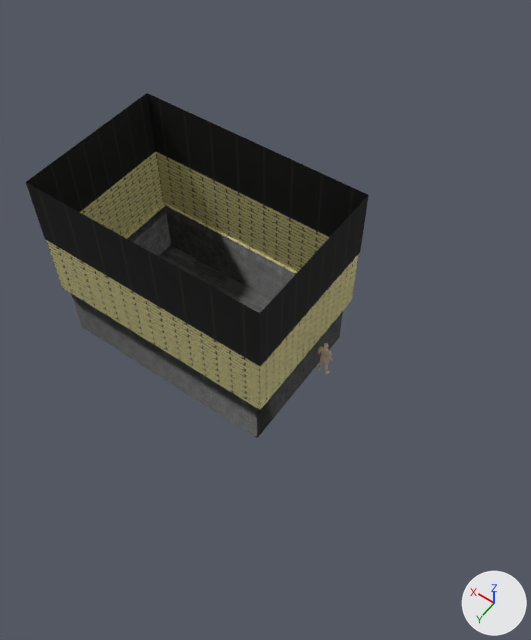
One commit to the Blender file Assets/Objects/World/Buildings/TownHouses/TownHouse1/town_house_1.blend: the scene before it, then after it.
Camera for both pictures: a 50 mm lens placed at (-14.0, 15.1, 25.0), pointed at (-2.6, -0.7, 0.1). Arrows for +X, +Y and +Z are at lower right; the lights stay in place.

Names of what the first picture shows: 'TownHouse1'.
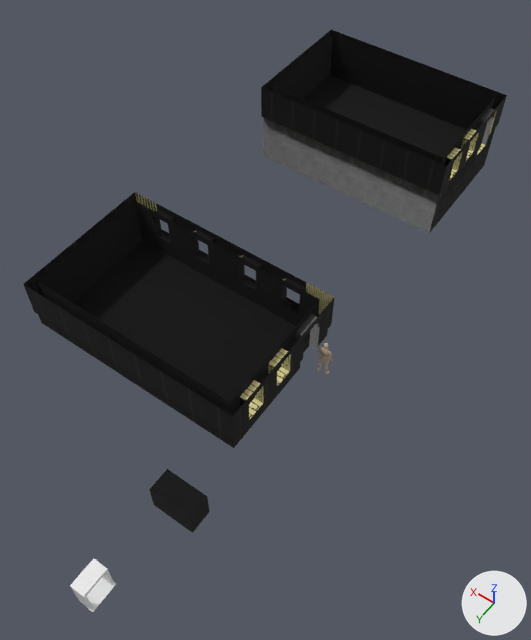
The newer file is also turned or shifted as a whole; pictures and numbers use the older file's frame.

The change, as a diff of the scene's bpy script:
```diff
--- a/Assets/Objects/World/Buildings/TownHouses/TownHouse1/town_house_1.blend.py
+++ b/Assets/Objects/World/Buildings/TownHouses/TownHouse1/town_house_1.blend.py
@@ me_cube_042 @@
+me_cube_042.from_pydata(...)  # 86 vertices, 73 faces; spans x -5.28..5.28, y -3.35..3.35, z -3.0..1.52
+# faces by material slot: [61, 12]
+me_cube_042.materials.append(mat_white_bricks)
+me_cube_042.materials.append(mat_foundations)
@@ me_cube_033 @@
+me_cube_033.from_pydata(...)  # a box spanning x -0.86..0.86, y -0.46..0.46, z -0.61..0.61
+me_cube_033.materials.append(mat_white_bricks)
@@ me_cube_026 @@
+me_cube_026.from_pydata(...)  # 48 vertices, 46 faces; spans x -0.326..0.326, y -0.548..0.548, z -0.722..0.722
@@ me_cube_001_1 @@
+me_cube_001_1.from_pydata(...)  # 132 vertices, 105 faces, 1 loose edge; spans x -5.28..5.28, y -3.35..3.35, z -1.02..1.52
+# faces by material slot: [99, 6]
+me_cube_001_1.materials.append(mat_white_bricks)
+me_cube_001_1.materials.append(mat_foundations)
@@ ob_townhouse1 @@
-ob_townhouse1 = bpy.data.objects.new('TownHouse1', me_cube_001)
-ob_townhouse1.location = (0.0, 0.0, 1.0)
@@ ob_townhousebase_006 @@
+ob_townhousebase_006 = bpy.data.objects.new('TownHouseBase.006', me_cube_042)
+ob_townhousebase_006.location = (0.0, -14.76, 1.0)
@@ ob_townhousebase_001 @@
+ob_townhousebase_001 = bpy.data.objects.new('TownHouseBase.001', me_cube_033)
+ob_townhousebase_001.location = (-5.45, 8.23, 1.57)
@@ ob_window_frame @@
+ob_window_frame = bpy.data.objects.new('window_frame', me_cube_026)
+ob_window_frame.location = (-5.04, 11.99, 1.49)
@@ ob_townhousebase @@
+ob_townhousebase = bpy.data.objects.new('TownHouseBase', me_cube_001_1)
+ob_townhousebase.location = (0.0, 1.64, 1.0)
```

What differs and where, as boxes [x1, y1, x2, y2] in the pictures (531 x 640 px):
'TownHouse1', deleted: before [26, 93, 369, 438]
    faces in mat_white_bricks: [26, 93, 369, 410]
    faces in mat_foundations: [71, 205, 343, 438]
'TownHouseBase', added: after [23, 192, 334, 448]
    faces in mat_white_bricks: [23, 192, 334, 448]
    faces in mat_foundations: [295, 314, 320, 350]
'TownHouseBase.006', added: after [261, 30, 507, 233]
    faces in mat_white_bricks: [261, 30, 507, 195]
    faces in mat_foundations: [263, 108, 495, 233]
'TownHouseBase.001', added: after [149, 469, 210, 533]
'window_frame', added: after [70, 559, 116, 612]
